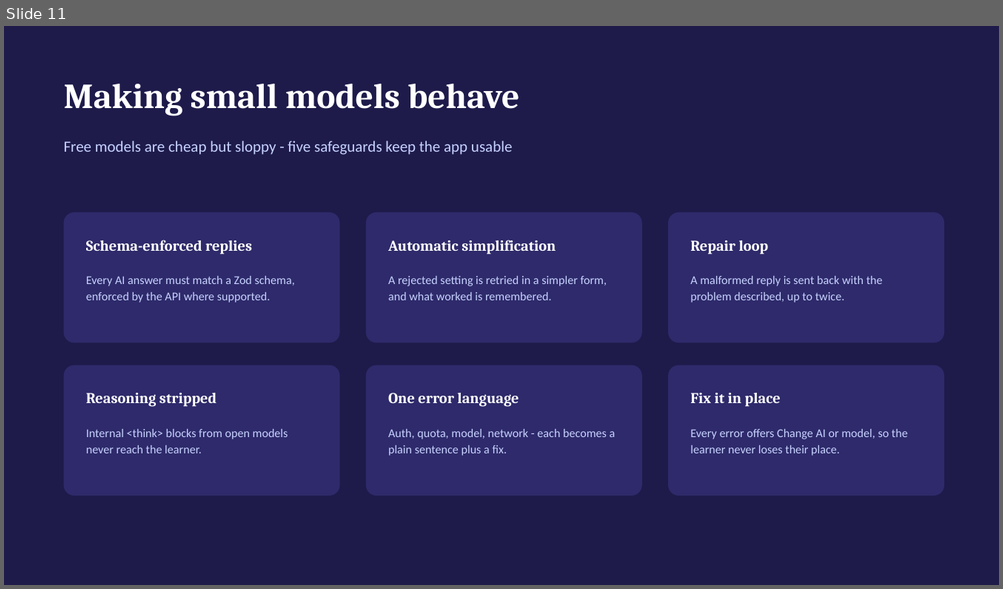
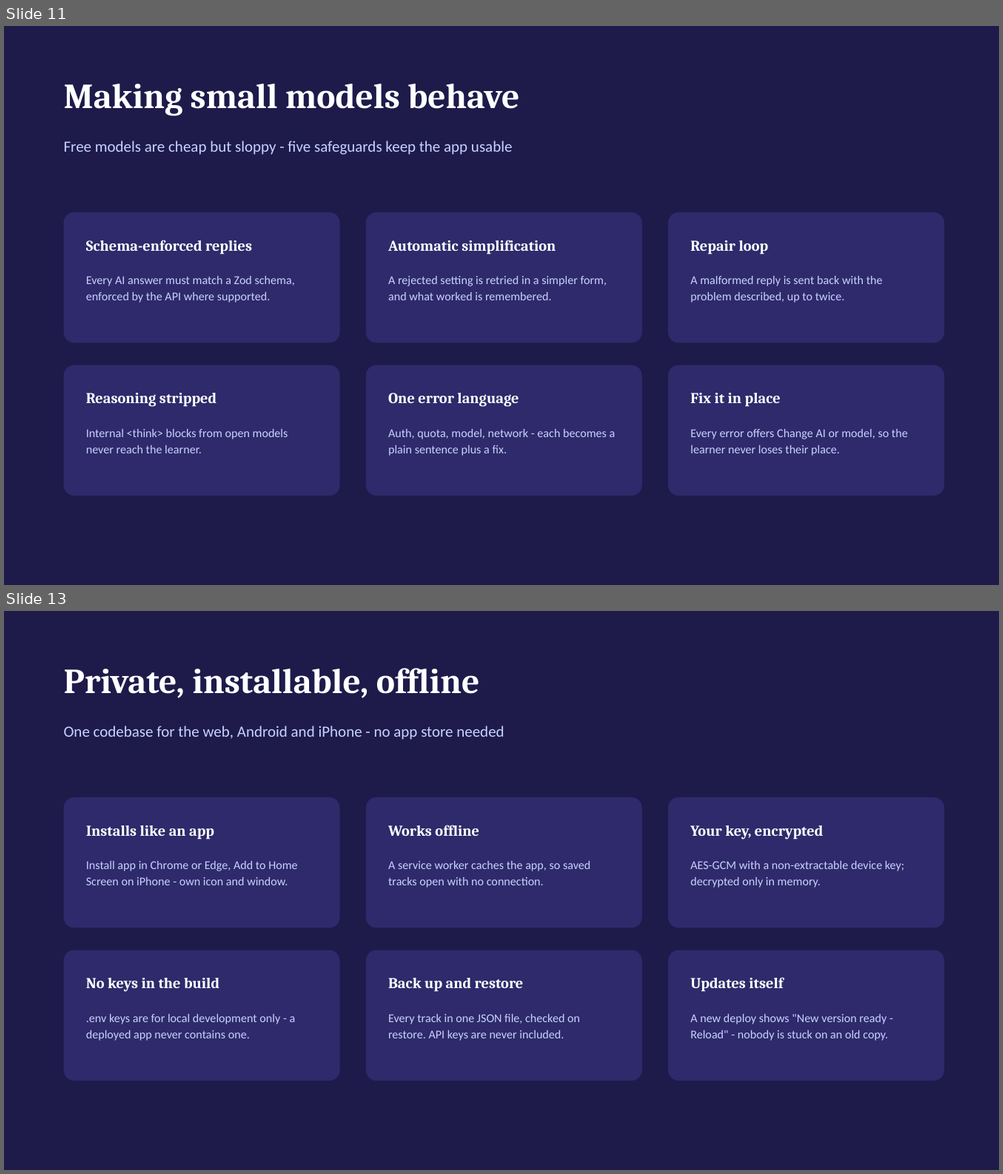
Before and after one commit to sohelPathanHarbinger/skill_path, a slide deck: docs/SkillPath-Presentation.pptx. Shown one above the other, each under a label of ours: slide 11 before the commit, slides 11 and 13 after it; the slides between them are not shown. The pictures are 1003x589 and 1003x1174 pixels, drawn with LibreOffice and Linux fonts; fonts in the diff are those of the drawing. Boxes give left, top, right and bottom in pixels: in the first picture for what was removed or moved away, otherwise in the second. Text is boxed around its words. In the diff, an @@ line names an element or a change of style, - is before the commit and + after.

Commit message:
feat: add backup and restore functionality for learning tracks
- Implemented BackupPanel component for downloading and restoring tracks.
- Added backup and restore logic in the backup module.
- Enhanced Home component to refresh track list upon restoration.
- Created InfoPages for About, How to Use, and Disclaimer sections.
- Updated SettingsDialog to handle API key storage securely.
- Introduced Dialog component for better UI handling.
- Refactored storage management to support encrypted API keys.
- Updated track store to manage track state and subscriptions.
- Improved app information handling with appInfo module.
- Enhanced error handling for AI responses.
- Updated TypeScript configuration to support JSON modules.

```diff
--- a/docs/SkillPath-Presentation.pptx
+++ b/docs/SkillPath-Presentation.pptx
@@ slide 13 added at [4,611,999,1170], background #FFFFFF @@
@@ rectangle added at [4,611,999,1170], fill #1E1B4B @@
@@ text added at [64,668,480,698], 34 pt, text #FFFFFF, bold @@
+Private, installable, offline
@@ text added at [64,726,504,740], 15 pt, text #C7D2FE @@
+One codebase for the web, Android and iPhone - no app store needed
@@ rounded rectangle added at [64,797,340,928], fill #2E2A6B @@
@@ rounded rectangle added at [366,797,642,928], fill #2E2A6B @@
@@ rounded rectangle added at [668,797,944,928], fill #2E2A6B @@
@@ text added at [86,826,214,840], 14.5 pt, text #FFFFFF, bold @@
+Installs like an app
@@ text added at [388,825,479,836], 14.5 pt, text #FFFFFF, bold @@
+Works offline
@@ text added at [690,826,822,840], 14.5 pt, text #FFFFFF, bold @@
+Your key, encrypted
@@ text added at [86,861,297,886], 11.5 pt, text #C7D2FE @@
+Install app in Chrome or Edge, Add to Home Screen on iPhone - own icon and window.
@@ text added at [388,861,590,888], 11.5 pt, text #C7D2FE @@
+A service worker caches the app, so saved tracks open with no connection.
@@ text added at [690,861,904,888], 11.5 pt, text #C7D2FE @@
+AES-GCM with a non-extractable device key; decrypted only in memory.
@@ rounded rectangle added at [64,951,340,1081], fill #2E2A6B @@
@@ rounded rectangle added at [366,951,642,1081], fill #2E2A6B @@
@@ rounded rectangle added at [668,951,944,1081], fill #2E2A6B @@
@@ text added at [86,978,219,992], 14.5 pt, text #FFFFFF, bold @@
+No keys in the build
@@ text added at [388,978,523,992], 14.5 pt, text #FFFFFF, bold @@
+Back up and restore
@@ text added at [690,977,782,992], 14.5 pt, text #FFFFFF, bold @@
+Updates itself
@@ text added at [86,1014,296,1041], 11.5 pt, text #C7D2FE @@
+.env keys are for local development only - a deployed app never contains one.
@@ text added at [388,1014,580,1041], 11.5 pt, text #C7D2FE @@
+Every track in one JSON file, checked on restore. API keys are never included.
@@ text added at [690,1014,888,1041], 11.5 pt, text #C7D2FE @@
+A new deploy shows "New version ready - Reload" - nobody is stuck on an old copy.
```
Also in this commit, not shown: 8 slides changed, 26 other files.
